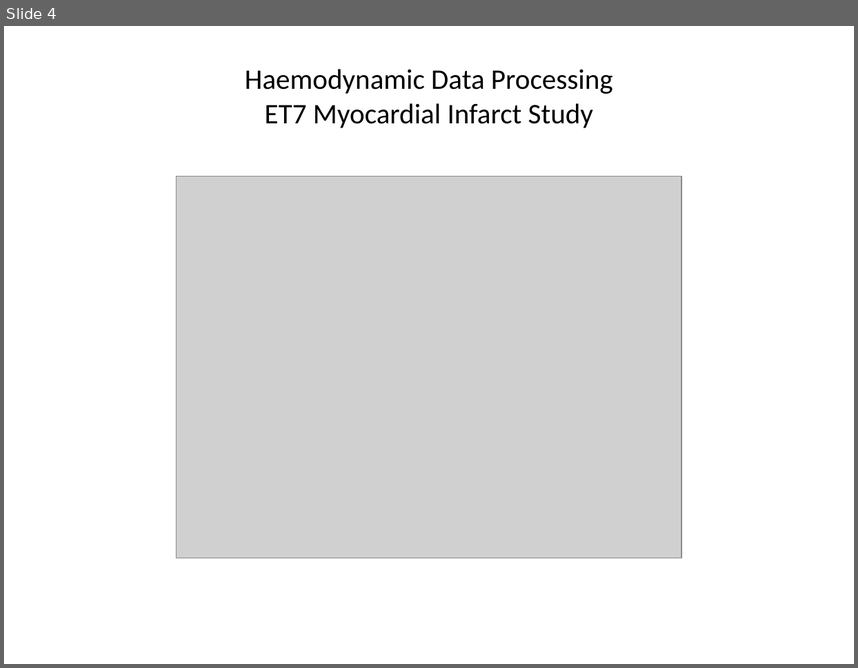
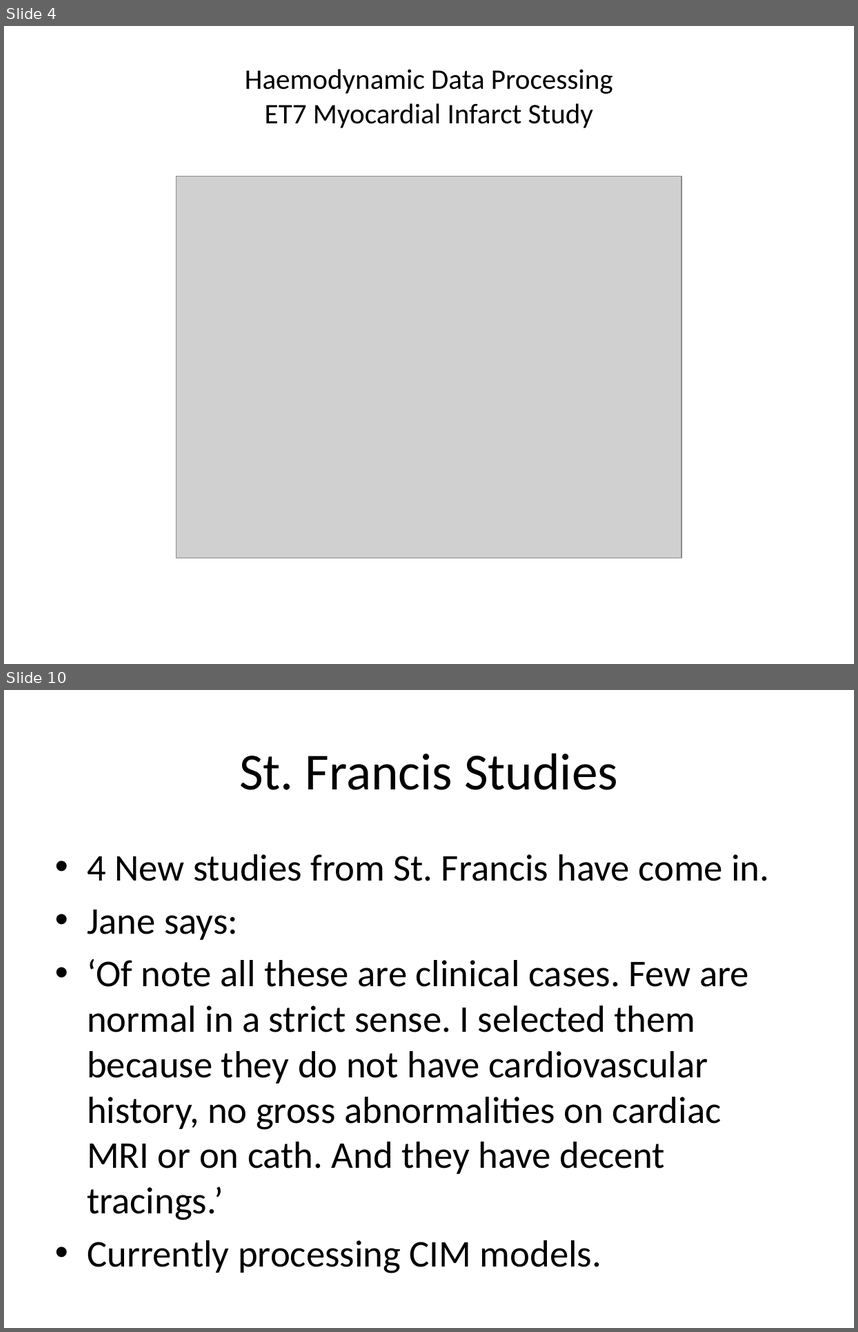
Before and after one commit to jennyhelyanwe/ToShow, a slide deck: 15May2014.pptx. Shown one above the other, each under a label of ours: slide 4 before the commit, slides 4 and 10 after it; the slides between them are not shown. The pictures are 858x668 and 858x1332 pixels, drawn with LibreOffice and Linux fonts; fonts in the diff are those of the drawing; grey boxes stand for pictures. Boxes give left, top, right and bottom in pixels: in the first picture for what was removed or moved away, otherwise in the second. Text is boxed around its words. In the diff, an @@ line names an element or a change of style, - is before the commit and + after.

```diff
--- a/15May2014.pptx
+++ b/15May2014.pptx
@@ slide 10 added at [4, 690, 854, 1328], background #FFFFFF @@
@@ title added at [239, 753, 618, 790], 44 pt, text #000000 @@
+St. Francis Studies
@@ text added at [87, 854, 769, 1273], 32 pt, text #000000 @@
+• 4 New studies from St. Francis have come in.
+• Jane says:
+• ‘Of note all these are clinical cases. Few are normal in a strict sense. I selected them because they do not have cardiovascular history, no gross abnormalities on cardiac MRI or on cath. And they have decent tracings.’
+• Currently processing CIM models.
```
Also in this commit, not shown: 2 slides changed, 5 other slides added.
